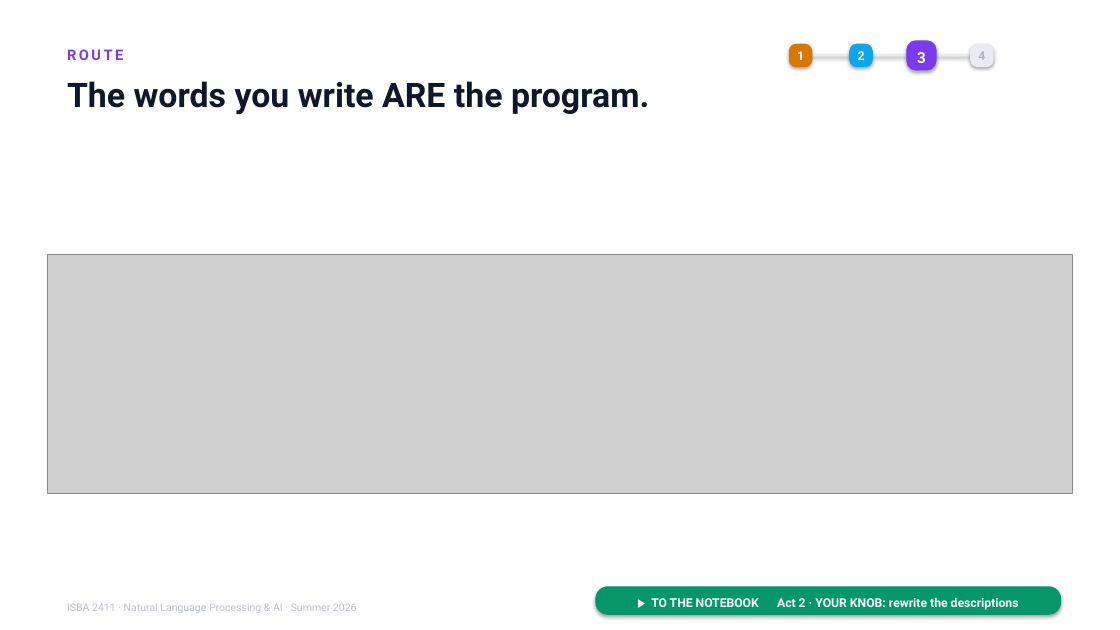
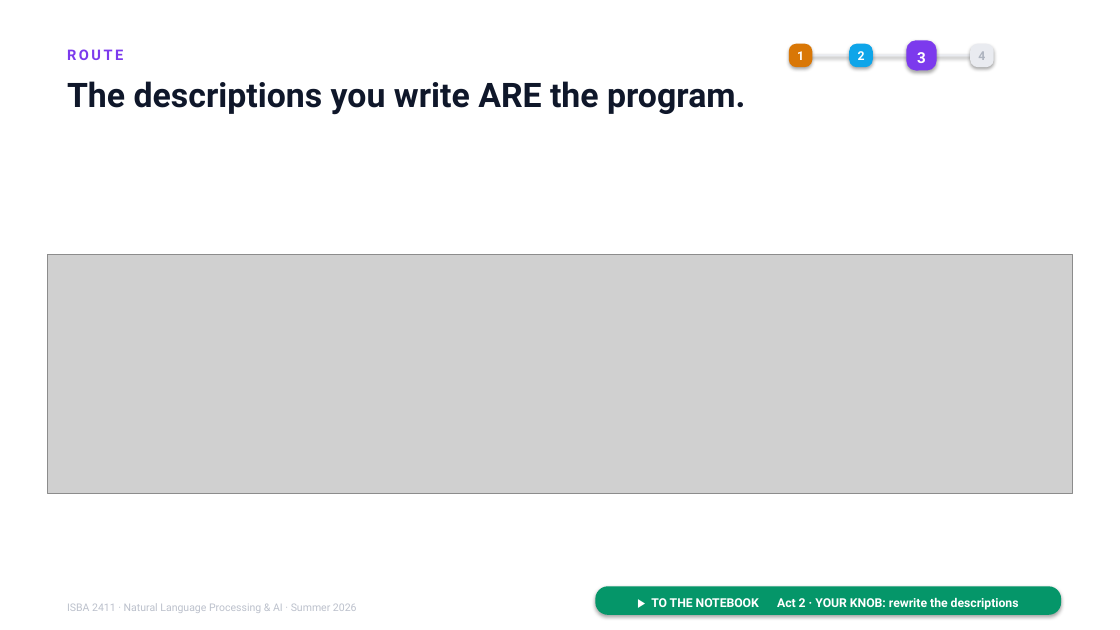
Before and after one commit to JulesMalin/isba2411-nlp, a slide deck: slide 18 of Week 7/L13_Support_Copilot.pptx. Drawn at 1120x630 pixels with LibreOffice and Linux fonts; fonts in the diff are those of the drawing; grey boxes stand for pictures. Boxes give left, top, right and bottom in pixels: in the first picture for what was removed or moved away, otherwise in the second. Text is boxed around its words. In the diff, an @@ line names an element or a change of style, - is before the commit and + after.

```diff
--- a/Week 7/L13_Support_Copilot.pptx
+++ b/Week 7/L13_Support_Copilot.pptx
@@ text at (67, 81, 745, 115): text changed @@
-The words you write ARE the program.
+The descriptions you write ARE the program.
```
Also in this commit, not shown: 5 other slides changed.
